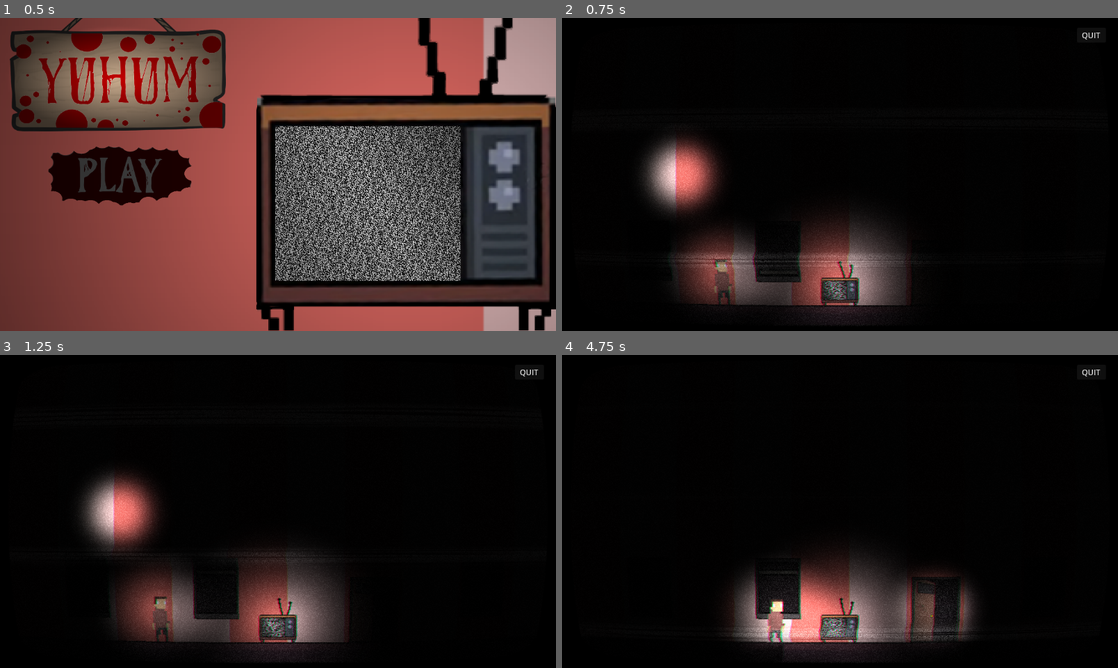
Above: before the commit, frames 1-4 (two rows, left to right).
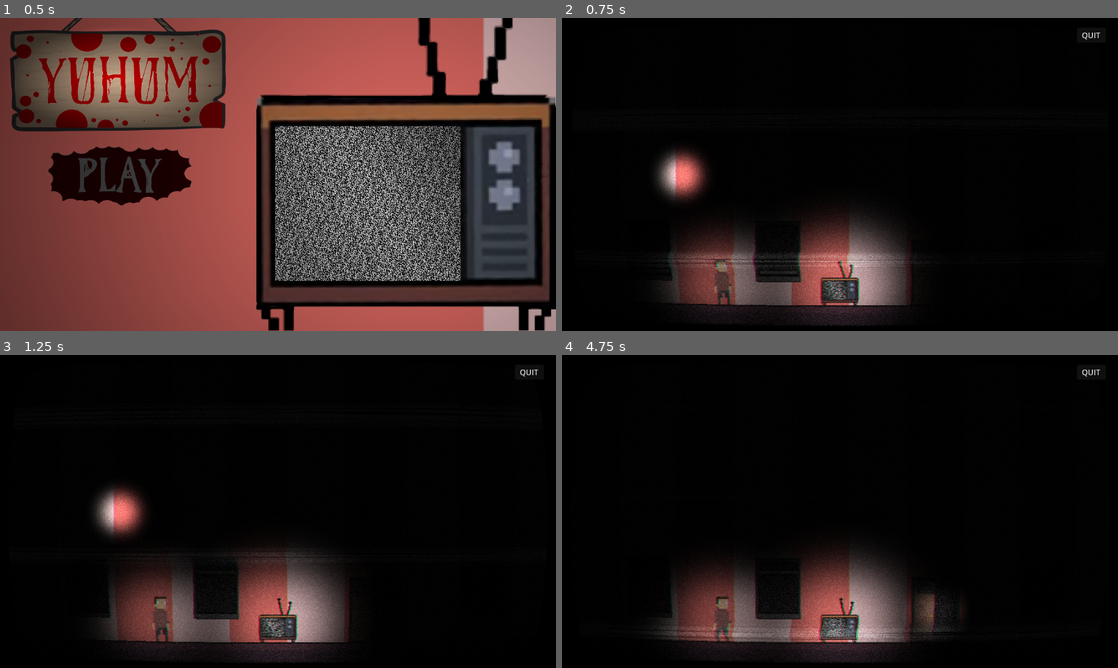
Above: after the commit, the same moments.

Repository: eyyronn/Yuhum
Game: Godot game, scene res://src/Menu/menu.tscn
Same seed, same stepped clock (60 frames per second), same inputs: the game is played once before the commit and once after it.
Inputs (mouse positions are in pixels of both pictures, inside the frame that each line leads up to):
- Up to frame 1 (0.5 s): no input
- Up to frame 2 (0.75 s): move the mouse to (678, 174) at 0.52 s; click (678, 174) at 0.6 s
- Up to frame 3 (1.25 s): no input
- Up to frame 4 (4.75 s): move the mouse to (840, 630) at 1.27 s; click (840, 630) at 1.35 s; move the mouse to (645, 589) at 2.02 s; click (645, 589) at 2.1 s; move the mouse to (778, 589) at 2.77 s; click (778, 589) at 2.85 s; move the mouse to (1051, 589) at 3.52 s; click (1051, 589) at 3.6 s; move the mouse to (934, 611) at 4.27 s; click (934, 611) at 4.35 s

Frame 1 is identical in both runs. In frame 2, 6.7% of the frame differs, in the area x 14-62%, y 37-92%; in frame 3, 6.7%; in frame 4, 8.1%, in the area x 16-75%, y 66-98%.

Commit message:
Refactor scripts for windows and player,  adjust player movement condition

Diff:
--- a/src/Environment/CursorTooltip/CursorTooltip.tscn
+++ b/src/Environment/CursorTooltip/CursorTooltip.tscn
@@ -17,15 +17,13 @@
 position = Vector2(1.90735e-06, -1.90735e-06)
 blend_mode = 2
 texture = ExtResource("2_kao8a")
-texture_scale = 0.5
+texture_scale = 0.33
 
 [node name="Label" type="Label" parent="."]
 z_as_relative = false
 texture_filter = 1
 material = SubResource("CanvasItemMaterial_y6g83")
-offset_left = 8.0
-offset_top = 8.0
-offset_right = 192.0
-offset_bottom = 96.0
+offset_right = 184.0
+offset_bottom = 88.0
 theme_override_fonts/font = ExtResource("2_xd102")
 theme_override_font_sizes/font_size = 40
--- a/src/Environment/Interactive/Interactive.gd
+++ b/src/Environment/Interactive/Interactive.gd
@@ -1,5 +1,5 @@
 extends Control
 
 # Called when the node enters the scene tree for the first time.
-func _ready():
-	print_tree_pretty()
+#func _ready():
+#	print_tree_pretty()
--- a/src/Environment/Interactive/tv.gd
+++ b/src/Environment/Interactive/tv.gd
@@ -2,9 +2,22 @@
 
 var tooltip_text = "watch"
 @onready var tooltip = get_node("/root/World/Post-Process/CursorTooltip")
+@onready var mouse_in_area = false
+
+func _ready():
+	pass
+
+func _process(delta):
+	change_tooltip()
+
+func change_tooltip():
+	if mouse_in_area:
+		tooltip.set_tooltip_text(tooltip_text)
 
 func _on_mouse_entered():
 	tooltip.set_tooltip_text(tooltip_text)
+	mouse_in_area = true
 
 func _on_mouse_exited():
 	tooltip.set_tooltip_text("")
+	mouse_in_area = false
--- a/src/Environment/Interactive/windows.gd
+++ b/src/Environment/Interactive/windows.gd
@@ -1,6 +1,11 @@
 extends Area2D
 
-var tooltip_text = "close"
+const PLAYER = "Player"
+const TIMER_PREFIX = "Timer"
+const TOOLTIP_CLOSE = "close"
+const TOOLTIP_CLOSED = "closed"
+
+var tooltip_text = TOOLTIP_CLOSE
 @onready var tooltip = get_node("/root/World/Post-Process/CursorTooltip")
 @onready var anim = get_node("CollisionShape2D/AnimatedSprite2D")
 @onready var sfx_slide = get_node("AudioStreamPlayer2D")
@@ -13,6 +18,9 @@
 
 func _ready():
 	open_window("First")
+	for child in get_children():
+		if child.name.begins_with(TIMER_PREFIX):
+			child.timeout.connect(_on_timeout.bind())
 
 func change_tooltip():
 	if mouse_in_area:
@@ -31,37 +39,23 @@
 
 	if Input.is_action_just_pressed("left_click") and mouse_in_area:
 		area_clicked = true
-#
-#	for child in get_children():
-#		if child.name == "TimerW1":
-#			print("Window1:", $TimerW1.time_left)
-#		if child.name == "TimerW2":
-#			print("Window2:", $TimerW2.time_left)
-#		if child.name == "TimerW3":
-#			print("Window3:", $TimerW3.time_left)
-#
+
 	if area_clicked and player_in_area and can_close:
 		close_window()
 
 func _on_body_entered(body):
-	if body.name == "Player":
+	if body.name == PLAYER:
 		player_in_area = true
 
 func _on_body_exited(body):
-	if body.name == "Player":
+	if body.name == PLAYER:
 		player_in_area = false
 
-func _on_TimerW1_timeout():
-	open_window("_")
-
-func _on_TimerW2_timeout():
-	open_window("_")
-
-func _on_TimerW3_timeout():
+func _on_timeout():
 	open_window("_")
 
 func open_window(state):
-	tooltip_text = "close"
+	tooltip_text = TOOLTIP_CLOSE
 	anim.play("Open")
 	if state != "First":
 		sfx_slide.play()
@@ -69,17 +63,15 @@
 	can_close = true
 
 func close_window():
-	tooltip_text = "closed"
+	tooltip_text = TOOLTIP_CLOSED
 	sfx_slide.play()
 	anim.play("Close")
 	window_open = false
 	area_clicked = false
 	can_close = false
+	start_timers()
 
+func start_timers():
 	for child in get_children():
-		if child.name == "TimerW1":
+		if child.name.begins_with(TIMER_PREFIX):
 			child.start()
-		if child.name == "TimerW2":
-			child.start()
-		if child.name == "TimerW3":
-			child.start()
--- a/src/Player/Player.gd
+++ b/src/Player/Player.gd
@@ -4,14 +4,18 @@
 var speed = Global.SPEED
 @onready var anim = get_node("CollisionShape2D/AnimatedSprite2D")
 @onready var sfx_run = get_node("Run")
+@onready var can_move = 0
 @onready var interactive = get_node("../Interactive")
 
 func _ready():
 	click_position = Vector2(position.x, 0)
 	anim.play("Idle")
+	for child in interactive.get_children():
+		child.mouse_entered.connect(_on_mouse_entered.bind(child))
+		child.mouse_exited.connect(_on_mouse_exited.bind(child))
 
 func _process(delta):
-	if Input.is_action_just_pressed("left_click") and in_interactive():
+	if Input.is_action_just_pressed("left_click") and can_move:
 		click_position = get_global_mouse_position()
 		sfx_run.play()
 
@@ -39,14 +43,8 @@
 	elif round(direction.x) == 1:
 		anim.flip_h = false
 
-func in_interactive():
-	var mouse_position = get_global_mouse_position()
-	for child in interactive.get_children():
-		if child is Area2D:
-			var collision_shape = child.get_node("CollisionShape2D")
-			if collision_shape and collision_shape.shape:
-				print(collision_shape)
-				var global_rect = Rect2(child.global_position - collision_shape.shape.extents, collision_shape.shape.extents * 2)
-				if global_rect.has_point(mouse_position):
-					return true
-	return false
+func _on_mouse_entered(node):
+	can_move += 1
+
+func _on_mouse_exited(node):
+	can_move -= 1
--- a/src/room.gd
+++ b/src/room.gd
@@ -2,7 +2,7 @@
 
 func _ready():
 	print_tree_pretty()
-
+#	Input.set_mouse_mode(Input.MOUSE_MODE_HIDDEN)
 
 func _on_button_pressed():
 	get_tree().quit()
--- a/src/room.tscn
+++ b/src/room.tscn
@@ -12,6 +12,7 @@
 [ext_resource type="Script" path="res://src/Environment/Interactive/tv.gd" id="5_h6a77"]
 [ext_resource type="Script" path="res://src/Environment/Interactive/door.gd" id="5_u8myj"]
 [ext_resource type="AudioStream" uid="uid://6j1o7vxlp5qv" path="res://Assets/Background/35291__jace__continuous-static.wav" id="5_vem14"]
+[ext_resource type="Script" path="res://src/Environment/Interactive/floor.gd" id="6_5dms3"]
 [ext_resource type="Shader" path="res://src/Environment/Interactive/static.gdshader" id="6_u64ka"]
 [ext_resource type="Texture2D" uid="uid://d00bincjt4kj1" path="res://Assets/Objects/Doors_Windows/Window2.png" id="8_lyhk0"]
 [ext_resource type="Texture2D" uid="uid://cf4vcff8w4us5" path="res://Assets/Objects/Doors_Windows/Window3.png" id="8_odd18"]
@@ -26,6 +27,7 @@
 [ext_resource type="AudioStream" uid="uid://bm0g4bop73uif" path="res://Assets/SFX/creak.wav" id="16_iosfm"]
 [ext_resource type="AudioStream" uid="uid://cslms3uv6ac2m" path="res://Assets/SFX/shut.wav" id="17_eebf0"]
 [ext_resource type="AudioStream" uid="uid://b03mr5a61h2ta" path="res://Assets/SFX/Steve Roden - Airria (hanging garden) second version.mp3" id="24_duyu8"]
+[ext_resource type="Texture2D" uid="uid://cnry1lsdtp1ne" path="res://Assets/Objects/light.png" id="25_3i0kg"]
 
 [sub_resource type="TileSetAtlasSource" id="TileSetAtlasSource_dwf0m"]
 texture = ExtResource("1_wj3vc")
@@ -35,25 +37,17 @@
 [sub_resource type="TileSet" id="TileSet_1lwio"]
 sources/0 = SubResource("TileSetAtlasSource_dwf0m")
 
+[sub_resource type="RectangleShape2D" id="RectangleShape2D_g2l74"]
+size = Vector2(1152, 152)
+
 [sub_resource type="RectangleShape2D" id="RectangleShape2D_43vav"]
 size = Vector2(129, 752)
 
-[sub_resource type="RectangleShape2D" id="RectangleShape2D_g2l74"]
-size = Vector2(1152, 152)
+[sub_resource type="RectangleShape2D" id="RectangleShape2D_4p8bl"]
+size = Vector2(1148, 39)
 
 [sub_resource type="RectangleShape2D" id="RectangleShape2D_j4wro"]
-size = Vector2(78, 64)
-
-[sub_resource type="Gradient" id="Gradient_kmcda"]
-interpolation_mode = 2
-offsets = PackedFloat32Array(0, 0.593548, 1)
-colors = PackedColorArray(1, 1, 1, 1, 0.341891, 0.341891, 0.341891, 1, 0, 0, 0, 1)
-
-[sub_resource type="GradientTexture2D" id="GradientTexture2D_ivo4p"]
-gradient = SubResource("Gradient_kmcda")
-fill = 1
-fill_from = Vector2(0.5, 0.5)
-fill_to = Vector2(0.7, 0.7)
+size = Vector2(80, 64)
 
 [sub_resource type="Gradient" id="Gradient_rnmp8"]
 colors = PackedColorArray(0, 0, 0, 1, 0, 0, 0, 1)
@@ -235,17 +229,6 @@
 
 [sub_resource type="OccluderPolygon2D" id="OccluderPolygon2D_ouvvt"]
 polygon = PackedVector2Array(-2.12526, 9.69697, -2.12526, 16.0606, 3.03609, 15.7576, 3.03609, 9.69697, 2.12526, 9.69697, 2.12526, 14.2424, -1.21443, 14.5455, -0.910826, 9.69697)
-
-[sub_resource type="Gradient" id="Gradient_1xjlb"]
-interpolation_mode = 2
-offsets = PackedFloat32Array(0, 0.341935, 1)
-colors = PackedColorArray(1, 1, 1, 1, 0.712129, 0.712129, 0.712129, 1, 0, 0, 0, 1)
-
-[sub_resource type="GradientTexture2D" id="GradientTexture2D_yqteo"]
-gradient = SubResource("Gradient_1xjlb")
-fill = 1
-fill_from = Vector2(0.5, 0.45)
-fill_to = Vector2(0.536697, 0.770642)
 
 [sub_resource type="ShaderMaterial" id="ShaderMaterial_7sg7m"]
 shader = ExtResource("1_0hrf7")
@@ -297,16 +280,6 @@
 stream = ExtResource("24_duyu8")
 autoplay = true
 
-[node name="Boundary" type="StaticBody2D" parent="Static"]
-
-[node name="CollisionShape2D" type="CollisionShape2D" parent="Static/Boundary"]
-position = Vector2(-64.5, 376)
-shape = SubResource("RectangleShape2D_43vav")
-
-[node name="CollisionShape2D2" type="CollisionShape2D" parent="Static/Boundary"]
-position = Vector2(1216, 376)
-shape = SubResource("RectangleShape2D_43vav")
-
 [node name="Floor" type="StaticBody2D" parent="Static"]
 
 [node name="FloorShape" type="CollisionShape2D" parent="Static/Floor"]
@@ -317,6 +290,16 @@
 position = Vector2(2.28882e-05, -52)
 scale = Vector2(0.6, 0.6)
 texture = ExtResource("1_o4dcc")
+
+[node name="Boundary" type="StaticBody2D" parent="Static"]
+
+[node name="CollisionShape2D" type="CollisionShape2D" parent="Static/Boundary"]
+position = Vector2(-64.5, 376)
+shape = SubResource("RectangleShape2D_43vav")
+
+[node name="CollisionShape2D2" type="CollisionShape2D" parent="Static/Boundary"]
+position = Vector2(1216, 376)
+shape = SubResource("RectangleShape2D_43vav")
 
 [node name="Interactive" type="Control" parent="."]
 layout_mode = 3
@@ -325,6 +308,14 @@
 offset_bottom = 40.0
 script = ExtResource("4_yoror")
 
+[node name="Floor" type="Area2D" parent="Interactive"]
+position = Vector2(576, 600)
+script = ExtResource("6_5dms3")
+
+[node name="CollisionShape2D" type="CollisionShape2D" parent="Interactive/Floor"]
+position = Vector2(0, 8.5)
+shape = SubResource("RectangleShape2D_4p8bl")
+
 [node name="TV" type="Area2D" parent="Interactive"]
 texture_filter = 1
 position = Vector2(576, 600)
@@ -343,9 +334,11 @@
 position = Vector2(0, -48)
 scale = Vector2(12.875, 11.629)
 energy = 0.88
+blend_mode = 2
 shadow_enabled = true
 shadow_filter = 2
-texture = SubResource("GradientTexture2D_ivo4p")
+texture = ExtResource("25_3i0kg")
+texture_scale = 0.08
 
 [node name="AudioStreamPlayer2D" type="AudioStreamPlayer2D" parent="Interactive/TV"]
 stream = ExtResource("5_vem14")
@@ -499,7 +492,9 @@
 position = Vector2(0, -32)
 scale = Vector2(4.5, 4.17857)
 energy = 0.7
-texture = SubResource("GradientTexture2D_yqteo")
+blend_mode = 2
+texture = ExtResource("25_3i0kg")
+texture_scale = 0.12
 
 [node name="AudioListener2D" type="AudioListener2D" parent="Player"]
 current = true
@@ -547,6 +542,8 @@
 offset_bottom = 51.0
 text = "QUIT"
 
+[connection signal="mouse_entered" from="Interactive/Floor" to="Interactive/Floor" method="_on_mouse_entered"]
+[connection signal="mouse_exited" from="Interactive/Floor" to="Interactive/Floor" method="_on_mouse_exited"]
 [connection signal="mouse_entered" from="Interactive/TV" to="Interactive/TV" method="_on_mouse_entered"]
 [connection signal="mouse_exited" from="Interactive/TV" to="Interactive/TV" method="_on_mouse_exited"]
 [connection signal="body_entered" from="Interactive/Window1" to="Interactive/Window1" method="_on_body_entered"]
Not shown: 1 places in src/room.tscn that only renumber resources
